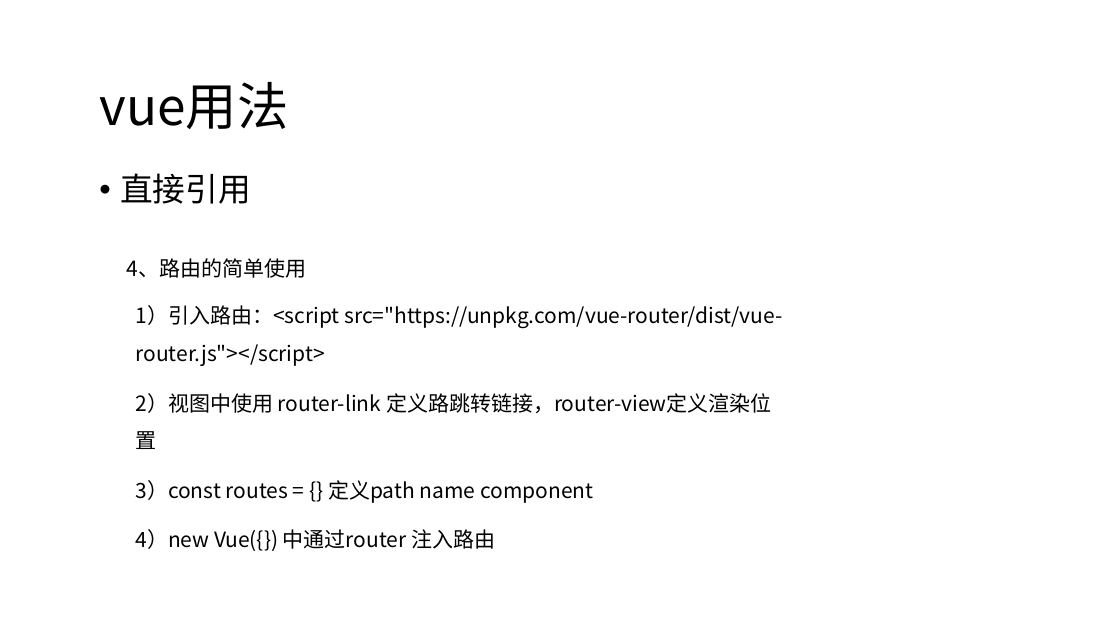
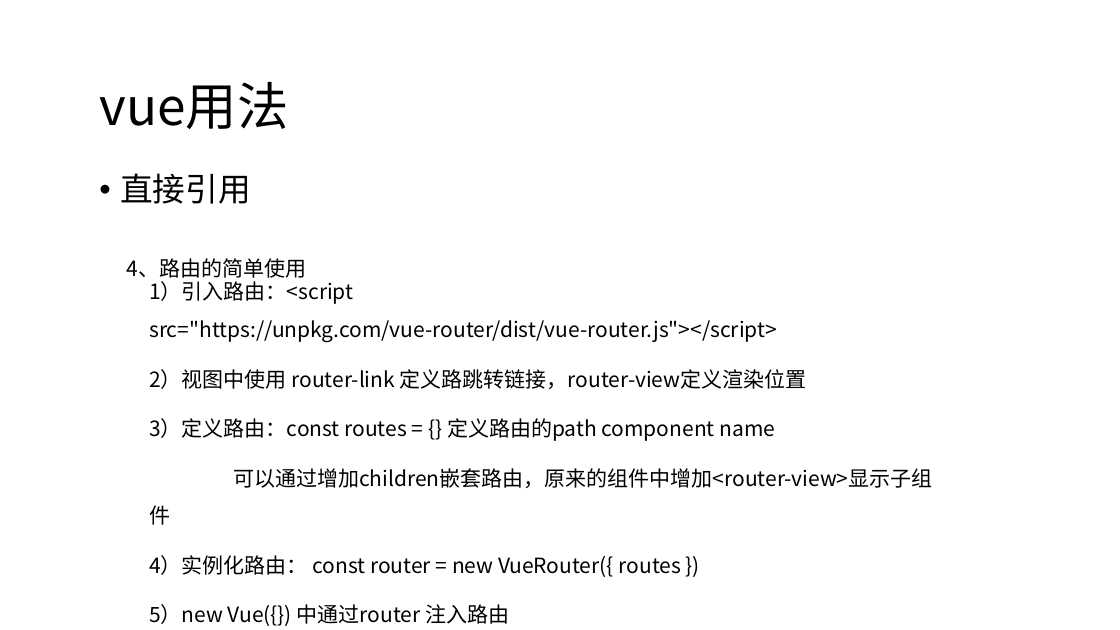
Before and after one commit to candisecandise/gitpractice, a slide deck: slide 28 of 前后端分离初探.pptx. Drawn at 1120x630 pixels with LibreOffice and Linux fonts; fonts in the diff are those of the drawing. Boxes give left, top, right and bottom in pixels: in the first picture for what was removed or moved away, otherwise in the second. Text is boxed around its words. In the diff, an @@ line names an element or a change of style, - is before the commit and + after.

```diff
--- a/前后端分离初探.pptx
+++ b/前后端分离初探.pptx
@@ text "1）引入路由：<script src="https://unpkg.com/vue-router/dist/vue-ro ...": place and size @@
-text "1）引入路由：<script src="https://unpkg.com/vue-router/dist/vue-ro ..." at (135,308,786,549)
+text "1）引入路由：<script src="https://unpkg.com/vue-router/dist/vue-ro ..." at (149,281,932,626)
@@ text at (149,418,932,626): text changed @@
-3）const routes = {} 定义path name component
-4）new Vue({}) 中通过router 注入路由
+3）定义路由：const routes = {} 定义路由的path component name
+可以通过增加children嵌套路由，原来的组件中增加<router-view>显示子组件
+4）实例化路由： const router = new VueRouter({ routes })
+5）new Vue({}) 中通过router 注入路由
```
Also in this commit, not shown: 13 other slides changed.
